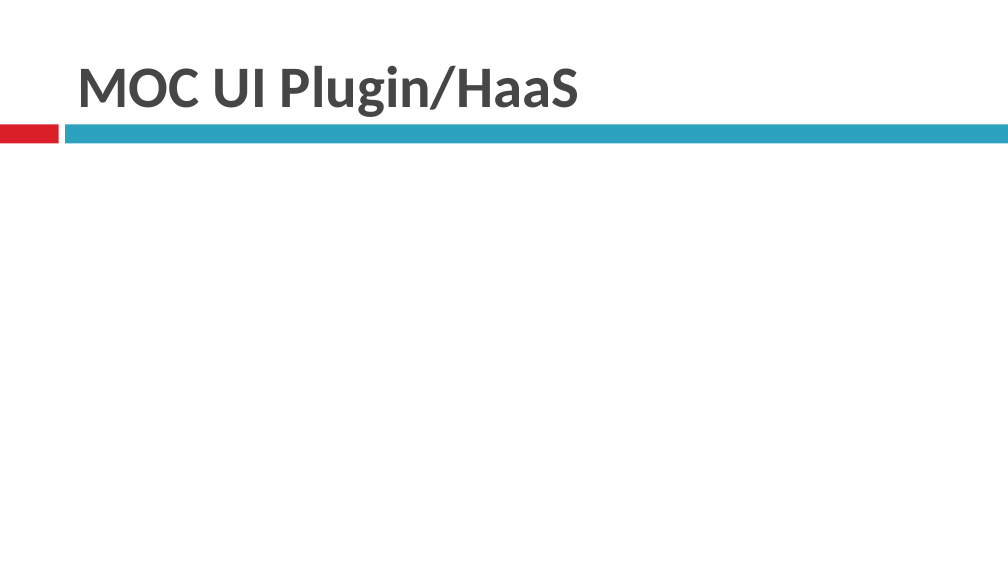
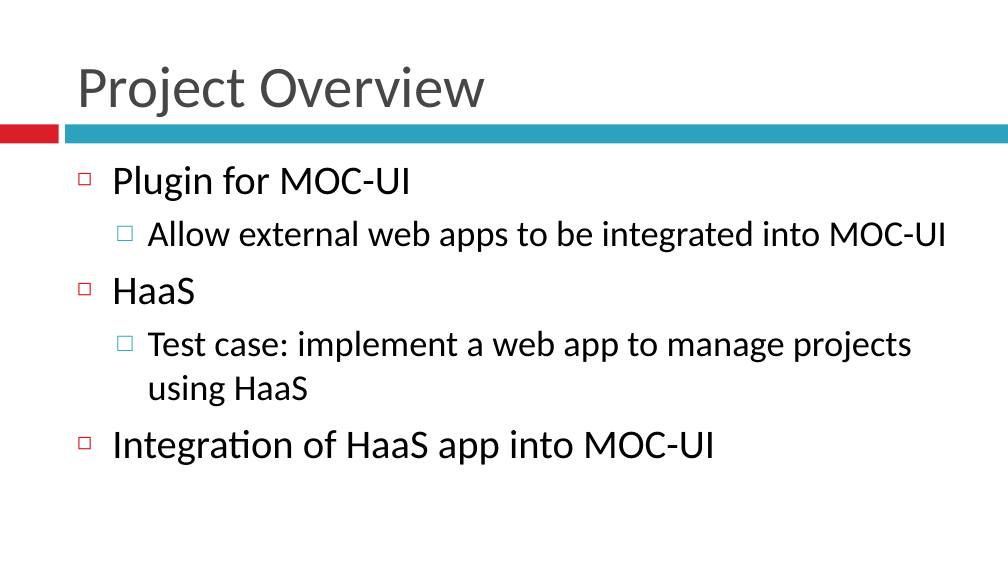
Before and after one commit to BU-EC500-SP15/moc-gui-plugins, a slide deck: slide 2 of MOCUIPlugin-Demo4.pptx. Drawn at 1008x567 pixels with LibreOffice and Linux fonts; fonts in the diff are those of the drawing. Boxes give left, top, right and bottom in pixels: in the first picture for what was removed or moved away, otherwise in the second. Text is boxed around its words. In the diff, an @@ line names an element or a change of style, - is before the commit and + after.

```diff
--- a/MOCUIPlugin-Demo4.pptx
+++ b/MOCUIPlugin-Demo4.pptx
@@ title at (x1=77, y1=66, x2=485, y2=117): text changed; bold off @@
-MOC UI Plugin/HaaS
+Project Overview
@@ text added at (x1=112, y1=165, x2=947, y2=465), 26 pt, text #000000 @@
+◻ Plugin for MOC-UI
+  □ Allow external web apps to be integrated into MOC-UI
+◻ HaaS
+  □ Test case: implement a web app to manage projects using HaaS
+◻ Integration of HaaS app into MOC-UI
```
Also in this commit, not shown: 2 other slides changed, 1 slide added.
